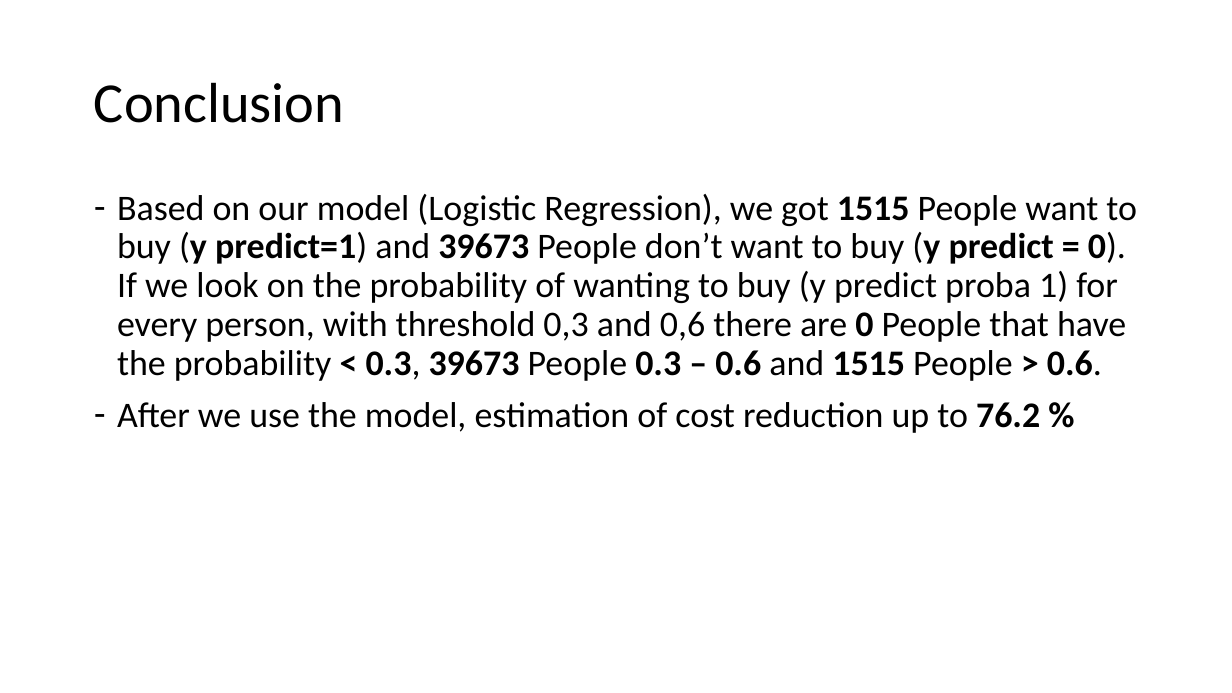
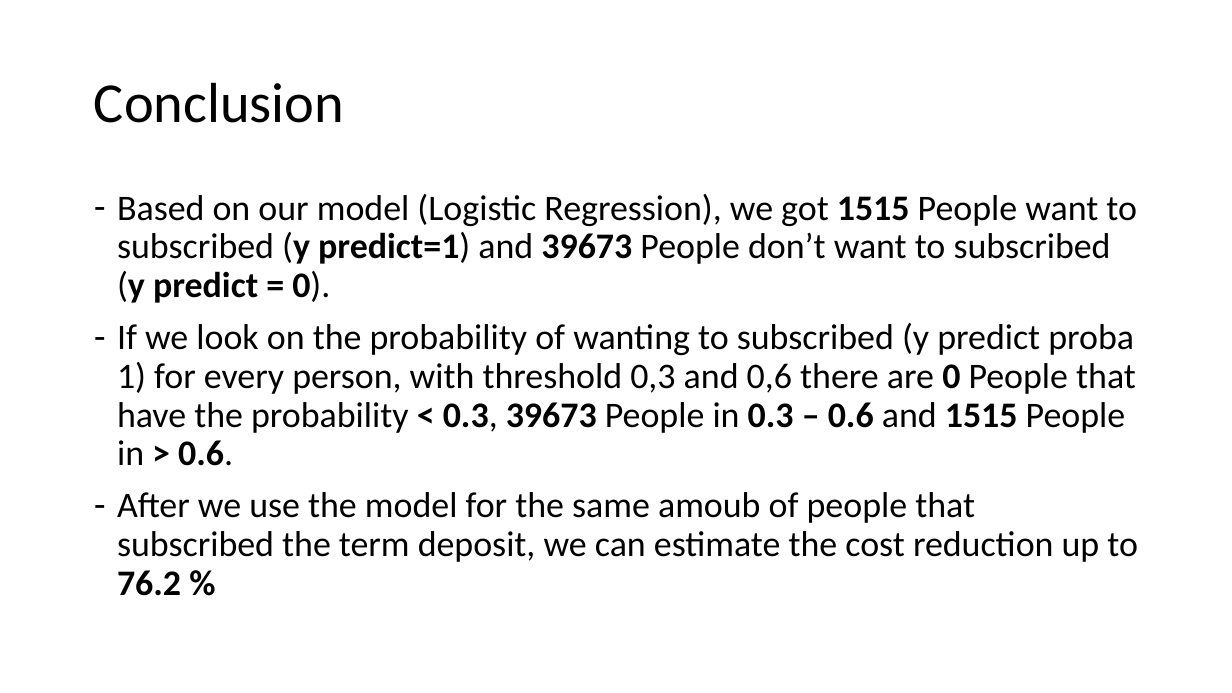
Before and after one commit to abdullahayas123/Tes-Model-Marketing-Scipy, a slide deck: slide 72 of Presentation-1.pptx (slide 69 before the commit). Drawn at 1232x693 pixels with LibreOffice and Linux fonts; fonts in the diff are those of the drawing. Boxes give left, top, right and bottom in pixels: in the first picture for what was removed or moved away, otherwise in the second. Text is boxed around its words. In the diff, an @@ line names an element or a change of style, - is before the commit and + after.

```diff
--- a/Presentation-1.pptx
+++ b/Presentation-1.pptx
@@ text at (117, 194, 1138, 596): text changed @@
-– Based on our model (Logistic Regression), we got 1515 People want to buy (y predict=1) and 39673 People don’t want to buy (y predict = 0). If we look on the probability of wanting to buy (y predict proba 1) for every person, with threshold 0,3 and 0,6 there are 0 People that have the probability < 0.3, 39673 People 0.3 – 0.6 and 1515 People > 0.6.
-– After we use the model, estimation of cost reduction up to 76.2 %
+– Based on our model (Logistic Regression), we got 1515 People want to subscribed (y predict=1) and 39673 People don’t want to subscribed (y predict = 0).
+– If we look on the probability of wanting to subscribed (y predict proba 1) for every person, with threshold 0,3 and 0,6 there are 0 People that have the probability < 0.3, 39673 People in 0.3 – 0.6 and 1515 People in > 0.6.
+– After we use the model for the same amoub of people that subscribed the term deposit, we can estimate the cost reduction up to 76.2 %
```
Also in this commit, not shown: 14 other slides changed, 4 slides added, 1 slide removed.
